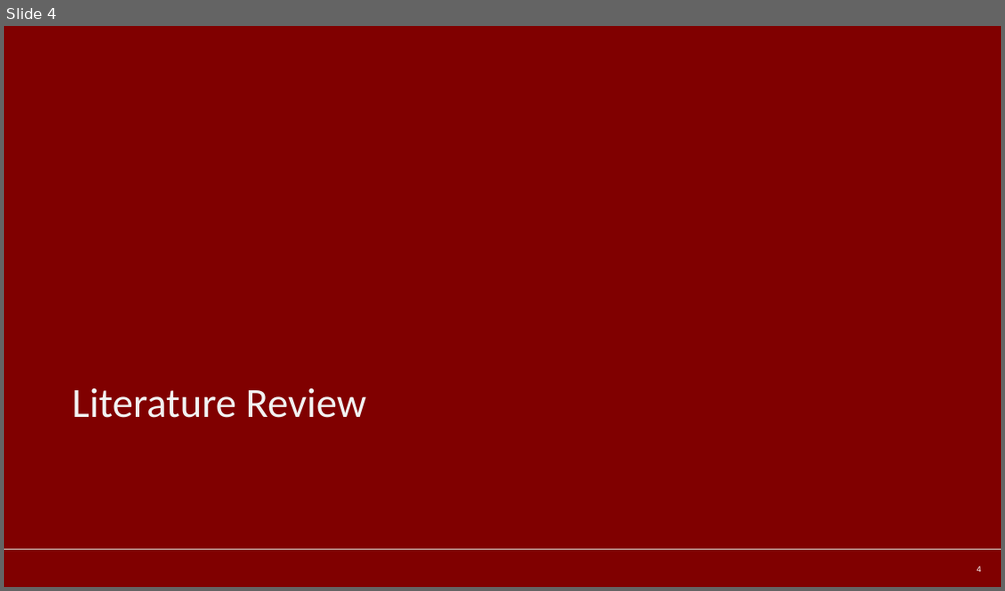
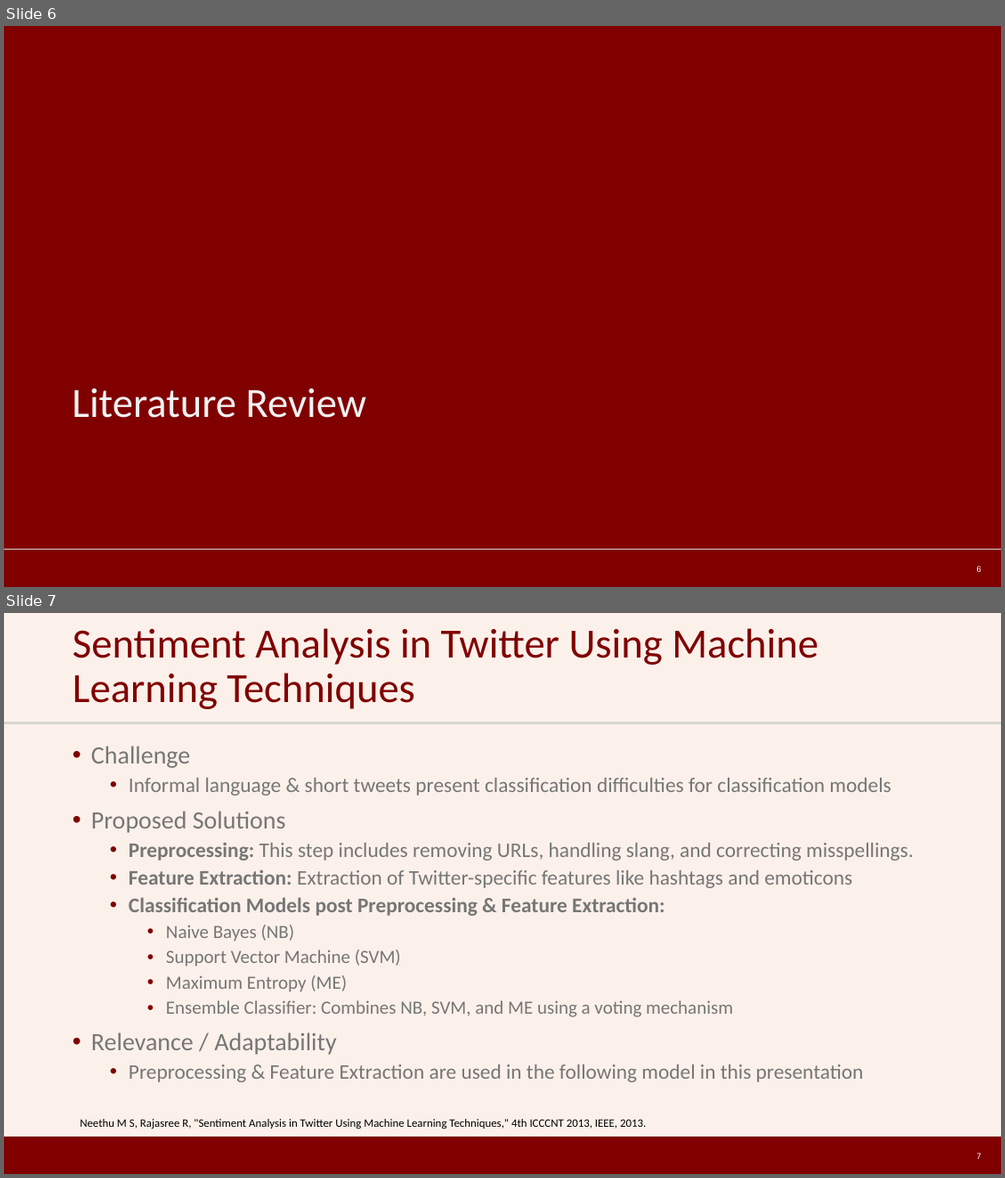
Before and after one commit to allenpavlovich/uchicago-lnm-project, a slide deck: reports/presentations/Uchicago_LNM_Twitter_Sentiment_Unformatted.pptx. Shown one above the other, each under a label of ours: slide 4 before the commit, slides 6 and 7 after it. The pictures are 1005x591 and 1005x1178 pixels, drawn with LibreOffice and Linux fonts; fonts in the diff are those of the drawing; background and template pictures are left out. Boxes give left, top, right and bottom in pixels: in the first picture for what was removed or moved away, otherwise in the second. Text is boxed around its words. In the diff, an @@ line names an element or a change of style, - is before the commit and + after.

```diff
--- a/reports/presentations/Uchicago_LNM_Twitter_Sentiment_Unformatted.pptx
+++ b/reports/presentations/Uchicago_LNM_Twitter_Sentiment_Unformatted.pptx
@@ slide 7 added at [4,613,1001,1174], background #FBE5D6 at 50% opacity; not listed: 3 template elements that a slide beside it also shows @@
@@ title added at [73,628,818,709], 40 pt, text #800000 @@
+Sentiment Analysis in Twitter Using Machine Learning Techniques
@@ text added at [91,746,914,1082], 20 pt, text #767676 @@
+• Challenge
+  • Informal language & short tweets present classification difficulties for classification models
+• Proposed Solutions
+  • Preprocessing: This step includes removing URLs, handling slang, and correcting misspellings.
+  • Feature Extraction: Extraction of Twitter-specific features like hashtags and emoticons
+  • Classification Models post Preprocessing & Feature Extraction:
+    • Naive Bayes (NB)
+    • Support Vector Machine (SVM)
+    • Maximum Entropy (ME)
+    • Ensemble Classifier: Combines NB, SVM, and ME using a voting mechanism
+• Relevance / Adaptability
+  • Preprocessing & Feature Extraction are used in the following model in this presentation
@@ text added at [80,1119,646,1129], 11 pt, text #000000 @@
+Neethu M S, Rajasree R, "Sentiment Analysis in Twitter Using Machine Learning Techniques," 4th ICCCNT 2013, IEEE, 2013.
@@ page number added at [977,1152,981,1159], 8 pt, text #FFFFFF @@
+7
@@ what was slide 4 is now slide 6 @@
@@ page number at [977,565,981,572]: text changed @@
-4
+6
```
Also in this commit, not shown: 1 slide changed, 11 other slides added.
